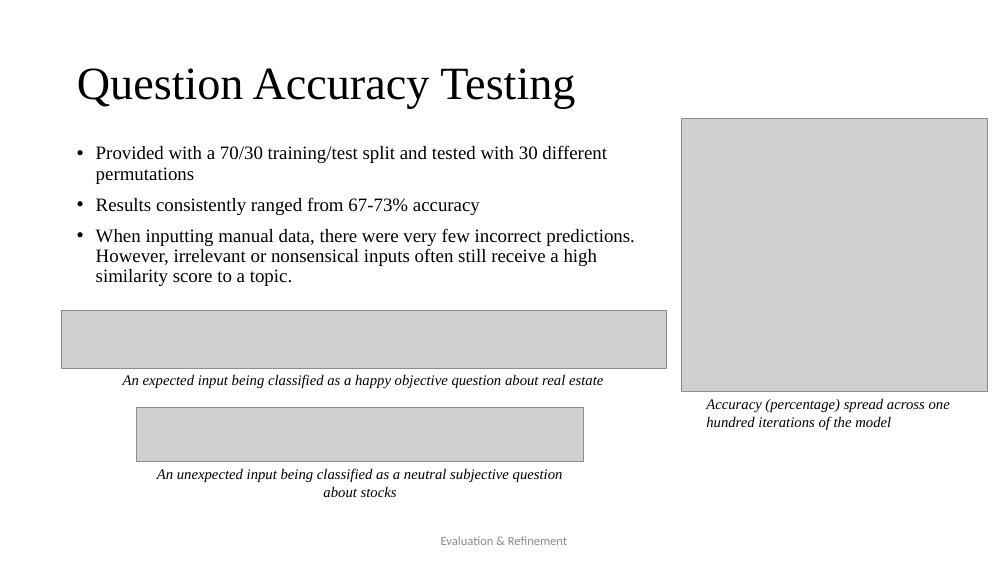
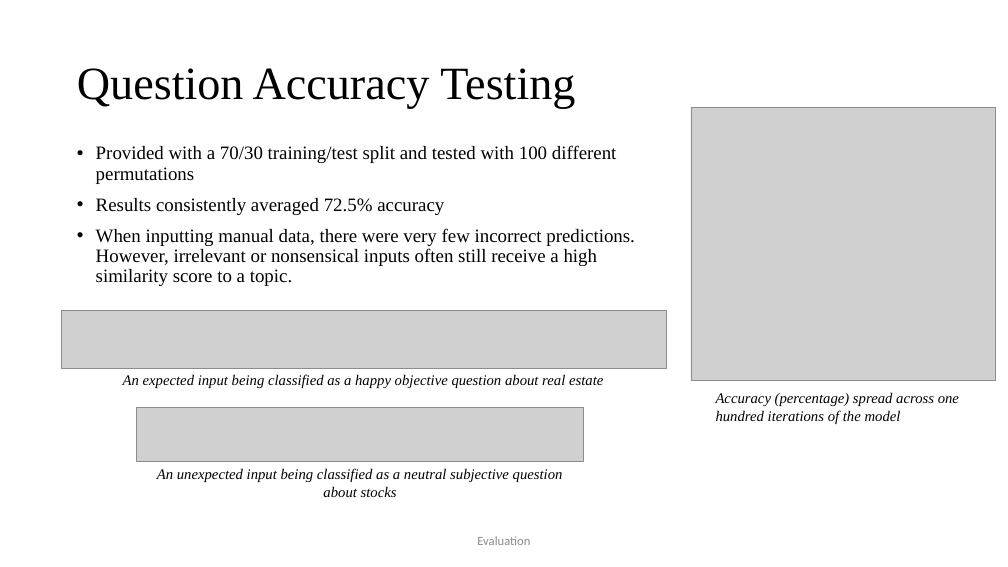
Before and after one commit to JaVonox/AIChatbot, a slide deck: slide 22 of Documentation/100505349.pptx. Drawn at 1008x567 pixels with LibreOffice and Linux fonts; fonts in the diff are those of the drawing; grey boxes stand for pictures. Boxes give left, top, right and bottom in pixels: in the first picture for what was removed or moved away, otherwise in the second. Text is boxed around its words. In the diff, an @@ line names an element or a change of style, - is before the commit and + after.

Commit message:
Added some more evaluation details

```diff
--- a/Documentation/100505349.pptx
+++ b/Documentation/100505349.pptx
@@ picture: place and size @@
-picture at [681, 119, 988, 391]
+picture at [691, 107, 996, 380]
@@ text at [96, 145, 617, 215]: text changed @@
-• Provided with a 70/30 training/test split and tested with 30 different permutations
-• Results consistently ranged from 67-73% accuracy
+• Provided with a 70/30 training/test split and tested with 100 different permutations
+• Results consistently averaged 72.5% accuracy
@@ text "Accuracy (percentage) spread across one ...": place and size @@
-text "Accuracy (percentage) spread across one ..." at [706, 398, 950, 430]
+text "Accuracy (percentage) spread across one ..." at [716, 392, 959, 424]
@@ text at [477, 536, 530, 545]: text changed @@
-Evaluation & Refinement
+Evaluation
```
Also in this commit, not shown: 5 other slides changed, 1 other file.
